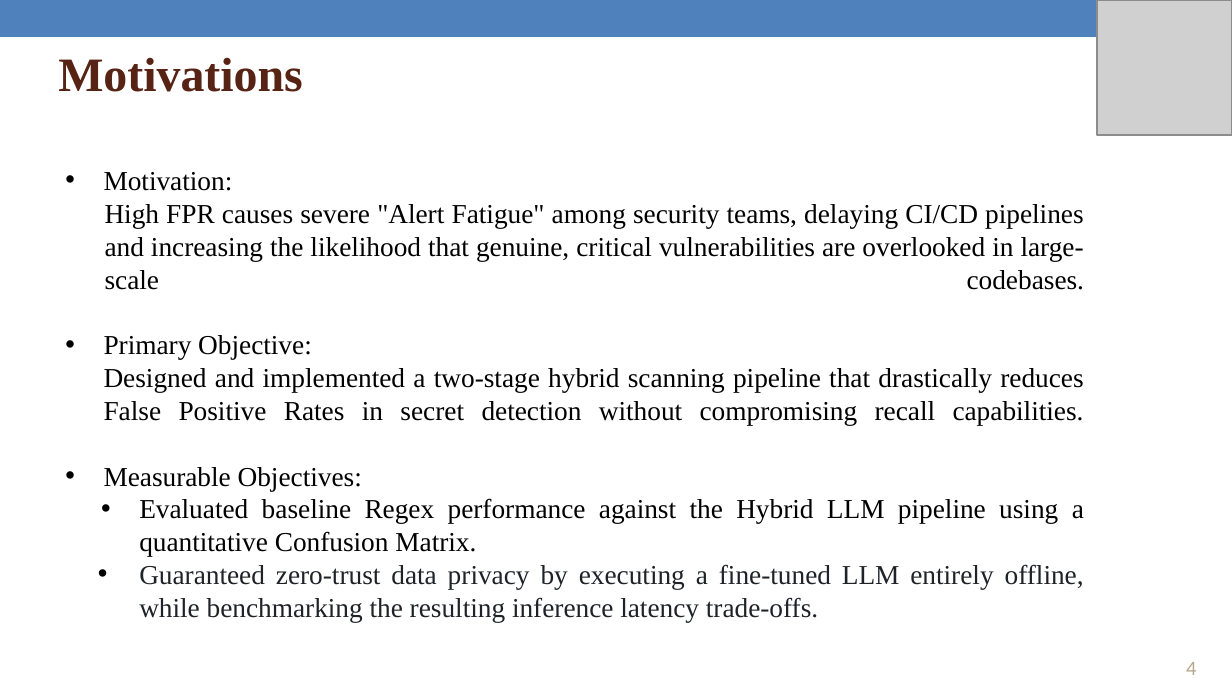
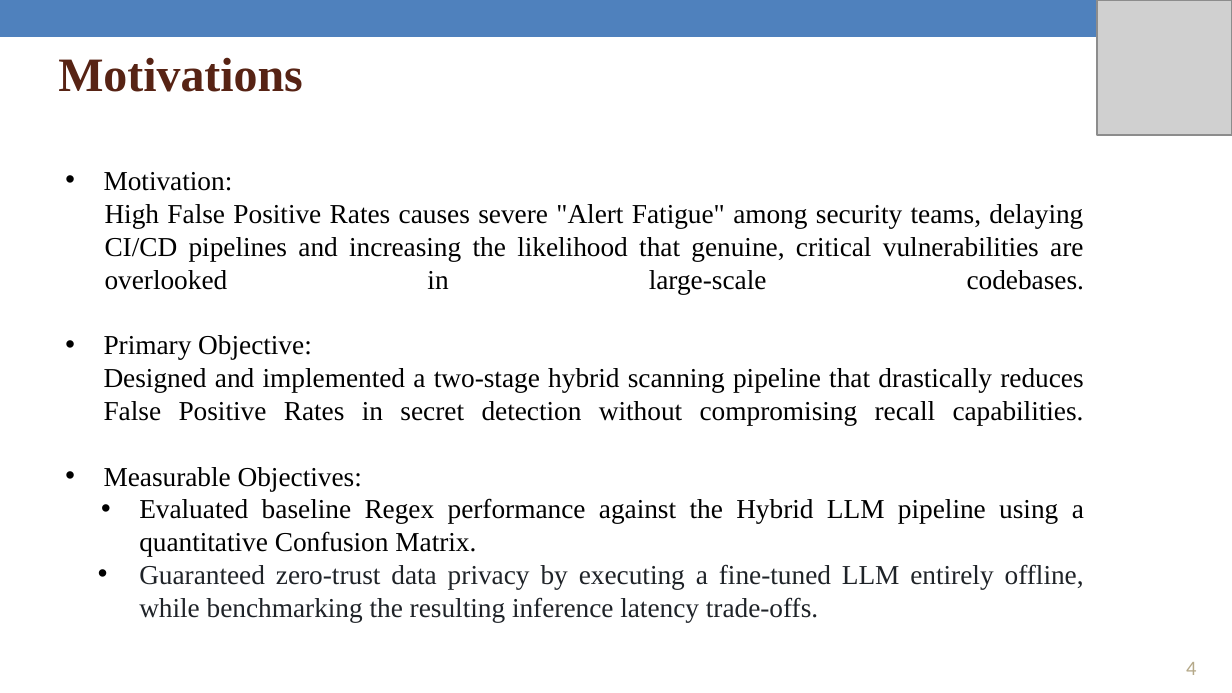
Before and after one commit to DinanathDash/CSE, a slide deck: slide 4 of SEM_8/FRP/FRP End Term.pptx. Drawn at 1232x693 pixels with LibreOffice and Linux fonts; fonts in the diff are those of the drawing; grey boxes stand for pictures. Boxes give left, top, right and bottom in pixels: in the first picture for what was removed or moved away, otherwise in the second. Text is boxed around its words. In the diff, an @@ line names an element or a change of style, - is before the commit and + after.

Commit message:
chore: update project documentation, presentation slides, and manuscript report files

```diff
--- a/SEM_8/FRP/FRP End Term.pptx
+++ b/SEM_8/FRP/FRP End Term.pptx
@@ text at (105, 204, 1085, 294): text changed @@
-High FPR causes severe "Alert Fatigue" among security teams, delaying CI/CD pipelines and increasing the likelihood that genuine, critical vulnerabilities are overlooked in large-scale codebases.
+High False Positive Rates causes severe "Alert Fatigue" among security teams, delaying CI/CD pipelines and increasing the likelihood that genuine, critical vulnerabilities are overlooked in large-scale codebases.
```
Also in this commit, not shown: 10 other files.
